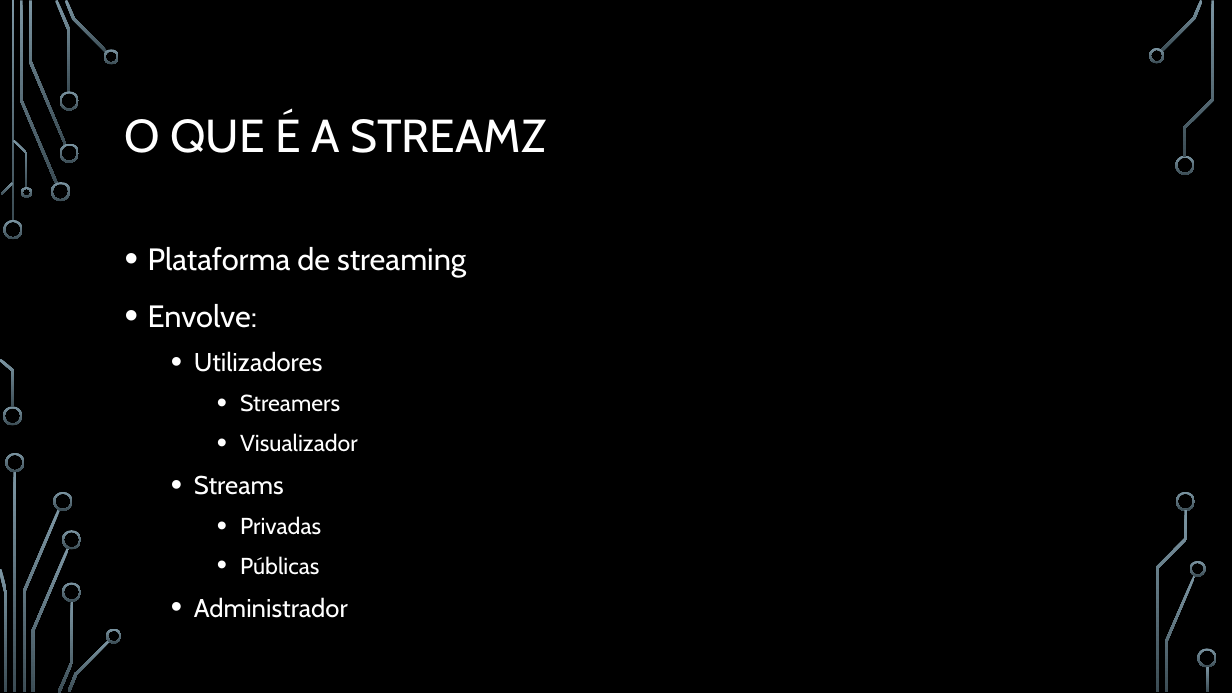
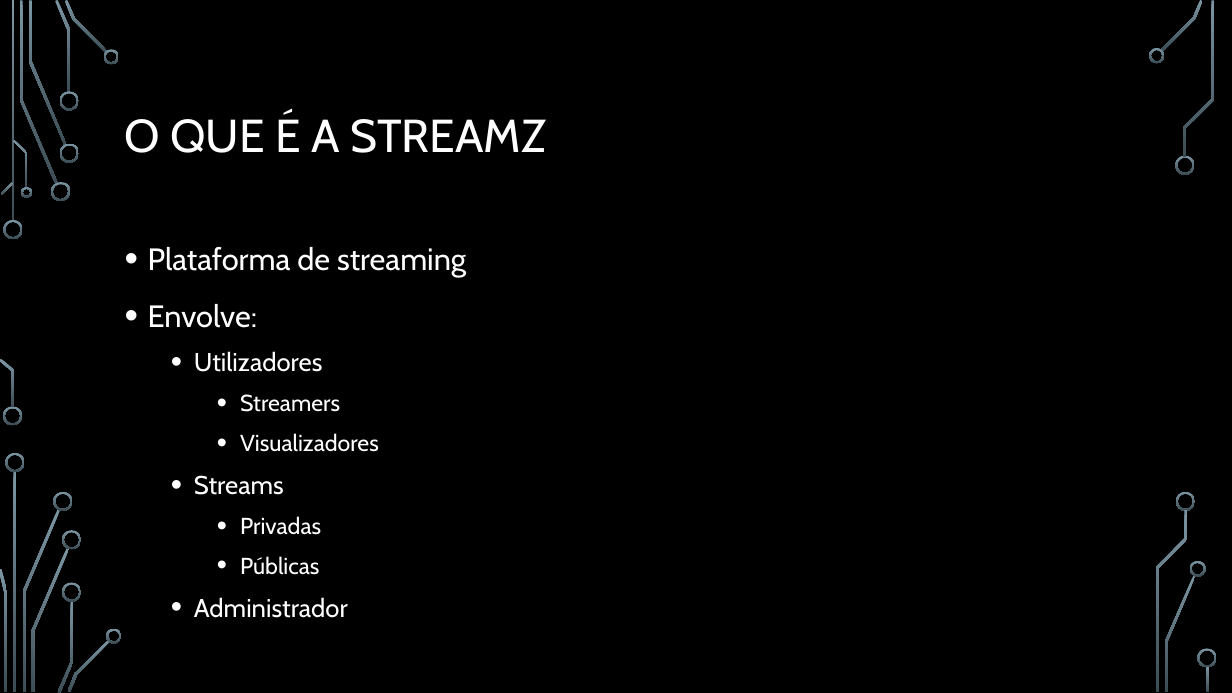
Before and after one commit to BrunoRosendo/StreamZ-AEDA-proj-, a slide deck: slide 2 of StreamZ.pptx. Drawn at 1232x693 pixels with LibreOffice and Linux fonts; fonts in the diff are those of the drawing; background and template pictures are left out. Boxes give left, top, right and bottom in pixels: in the first picture for what was removed or moved away, otherwise in the second. Text is boxed around its words. In the diff, an @@ line names an element or a change of style, - is before the commit and + after.

```diff
--- a/StreamZ.pptx
+++ b/StreamZ.pptx
@@ text at [240, 433, 379, 452]: text changed @@
-    • Visualizador
+    • Visualizadores
```
Also in this commit, not shown: 10 other slides changed, 3 slides added, 1 slide removed.
